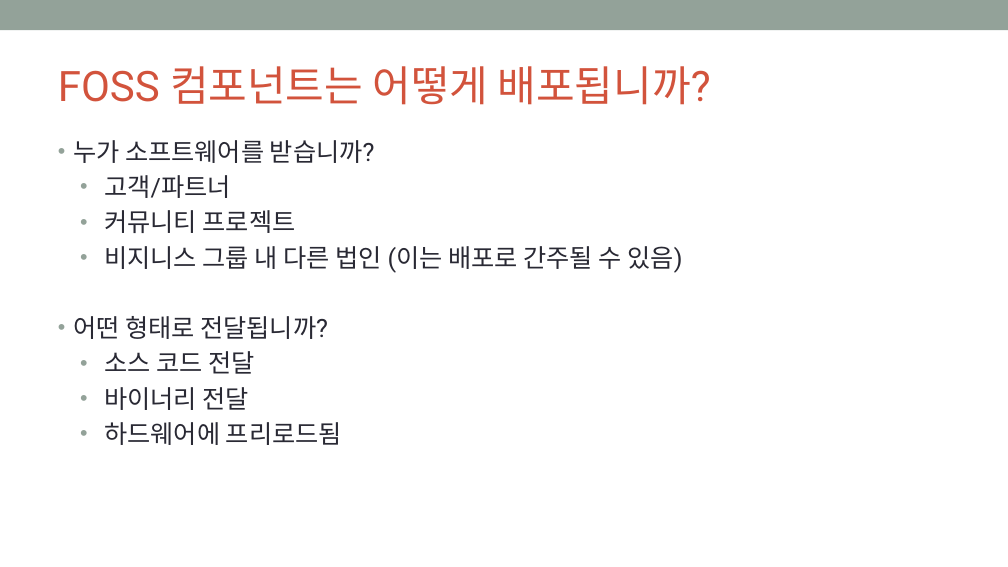
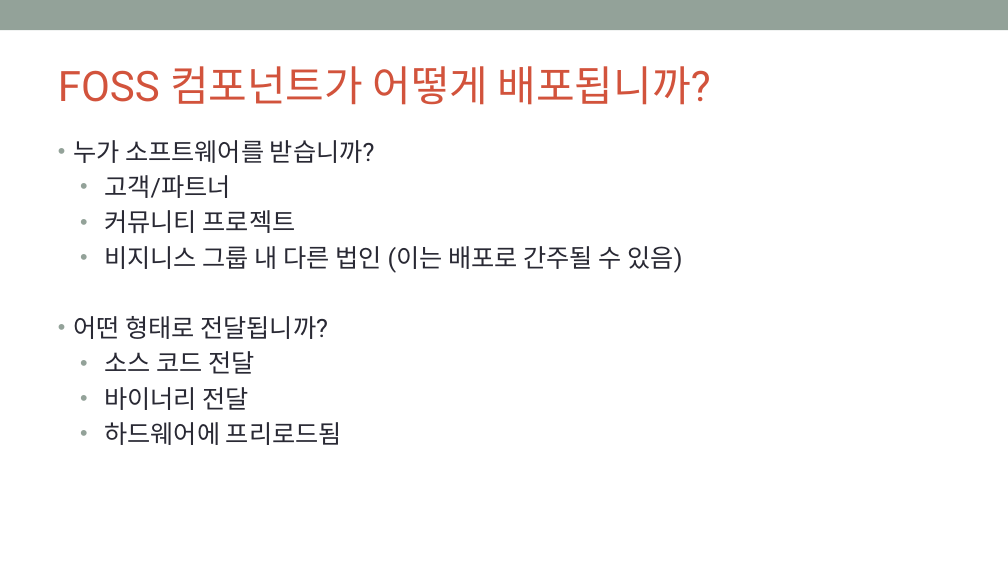
Before and after one commit to OpenChain-KWG/Curriculum-Translation-KR, a slide deck: slide 40 of target/slides/openchain-curriculum-for-1-1.pptx. Drawn at 1008x567 pixels with LibreOffice and Linux fonts; fonts in the diff are those of the drawing; background and template pictures are left out. Boxes give left, top, right and bottom in pixels: in the first picture for what was removed or moved away, otherwise in the second. Text is boxed around its words. In the diff, an @@ line names an element or a change of style, - is before the commit and + after.

```diff
--- a/target/slides/openchain-curriculum-for-1-1.pptx
+++ b/target/slides/openchain-curriculum-for-1-1.pptx
@@ title at (58, 66, 711, 105): text changed @@
-FOSS 컴포넌트는 어떻게 배포됩니까?
+FOSS 컴포넌트가 어떻게 배포됩니까?
```
Also in this commit, not shown: 9 other files.
